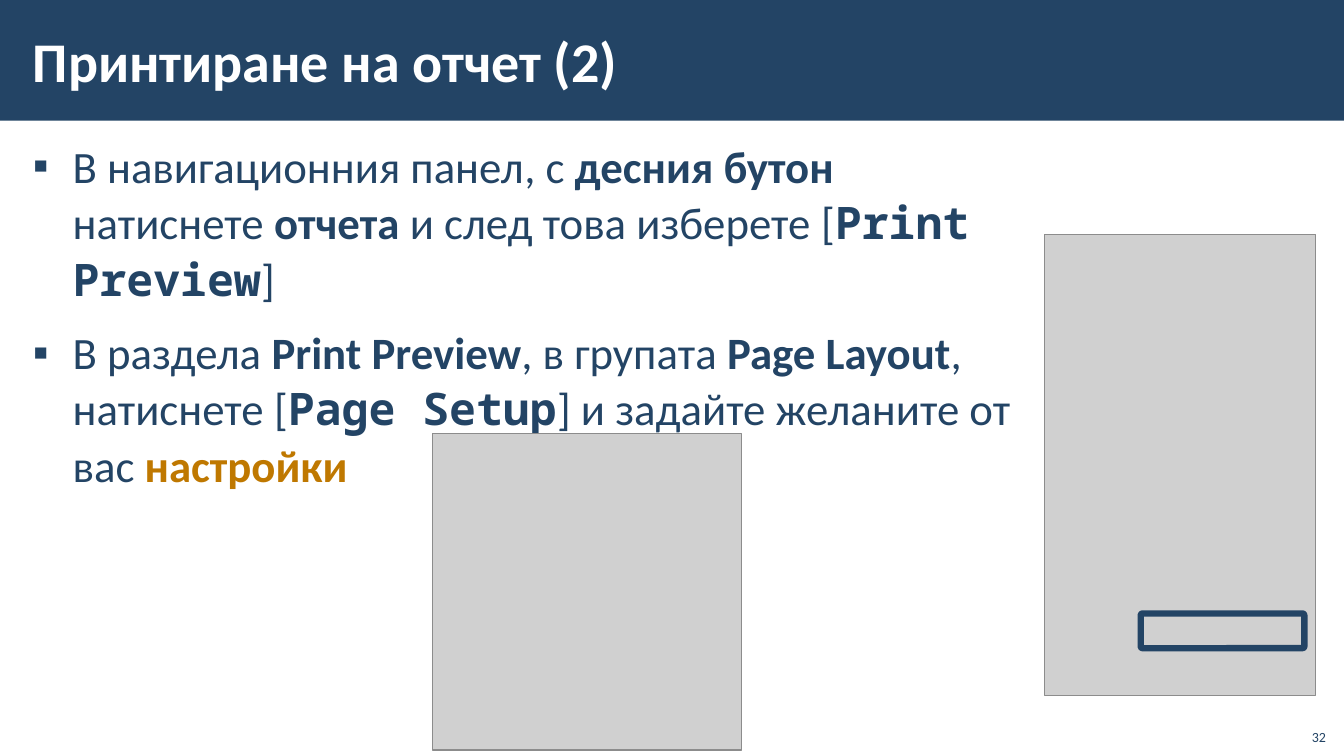
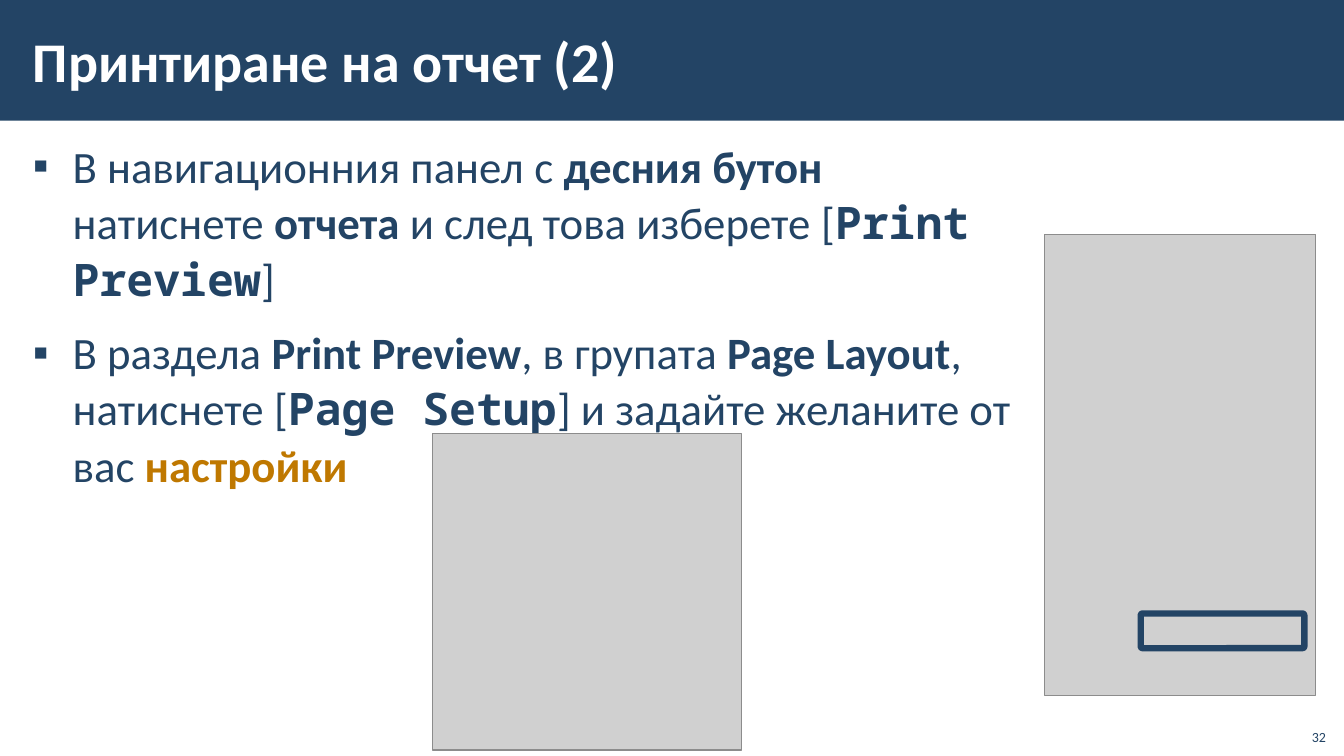
Before and after one commit to BG-IT-Edu/School-Programming, a slide deck: slide 32 of Courses/Software-Sciences/Module-3-Databases-New/13-MS-Access/13-MS-Access-Queries-Forms-Reports.pptx. Drawn at 1344x756 pixels with LibreOffice and Linux fonts; fonts in the diff are those of the drawing; grey boxes stand for pictures; background and template pictures are left out. Boxes give left, top, right and bottom in pixels: in the first picture for what was removed or moved away, otherwise in the second. Text is boxed around its words. In the diff, an @@ line names an element or a change of style, - is before the commit and + after.

```diff
--- a/Courses/Software-Sciences/Module-3-Databases-New/13-MS-Access/13-MS-Access-Queries-Forms-Reports.pptx
+++ b/Courses/Software-Sciences/Module-3-Databases-New/13-MS-Access/13-MS-Access-Queries-Forms-Reports.pptx
@@ text at bbox=[73, 152, 969, 302]: text changed @@
-▪ В навигационния панел, с десния бутон натиснете отчета и след това изберете [Print Preview]
+▪ В навигационния панел с десния бутон натиснете отчета и след това изберете [Print Preview]
```
Also in this commit, not shown: 9 other slides changed, 1 slide added, 1 slide removed.
